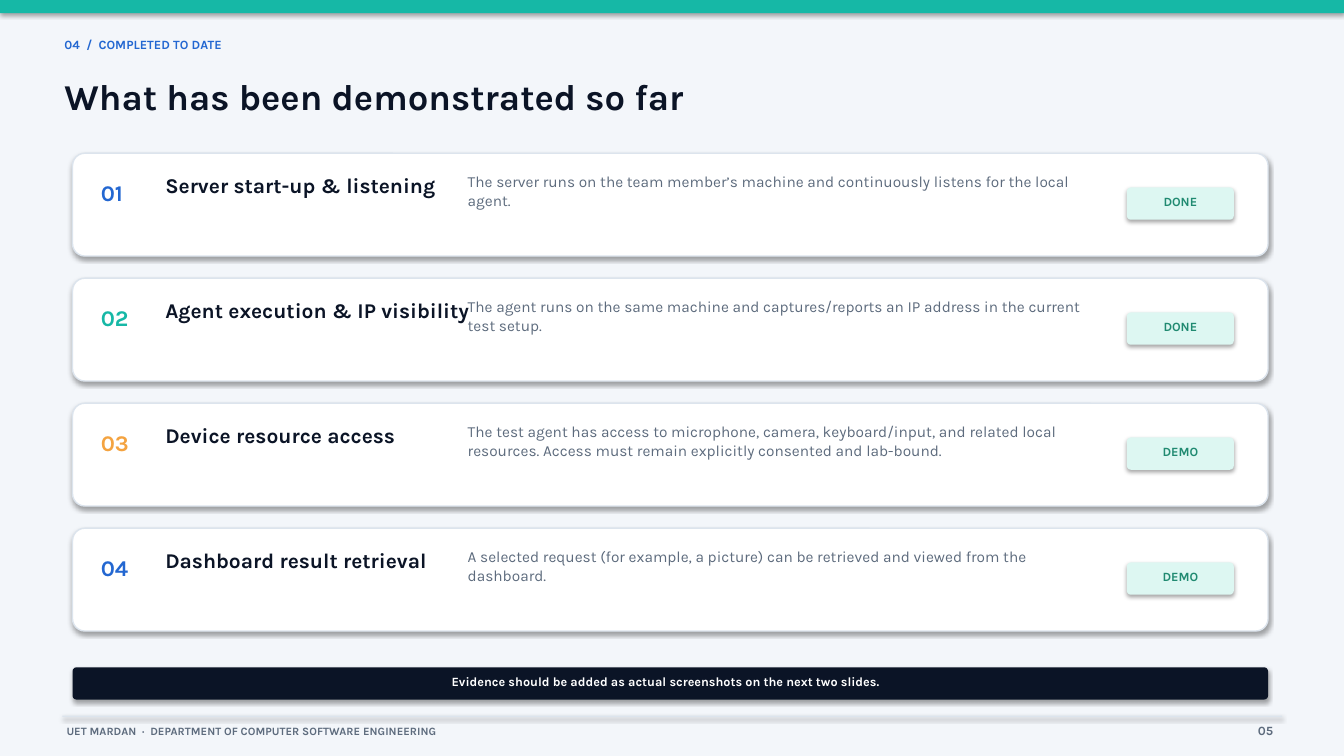
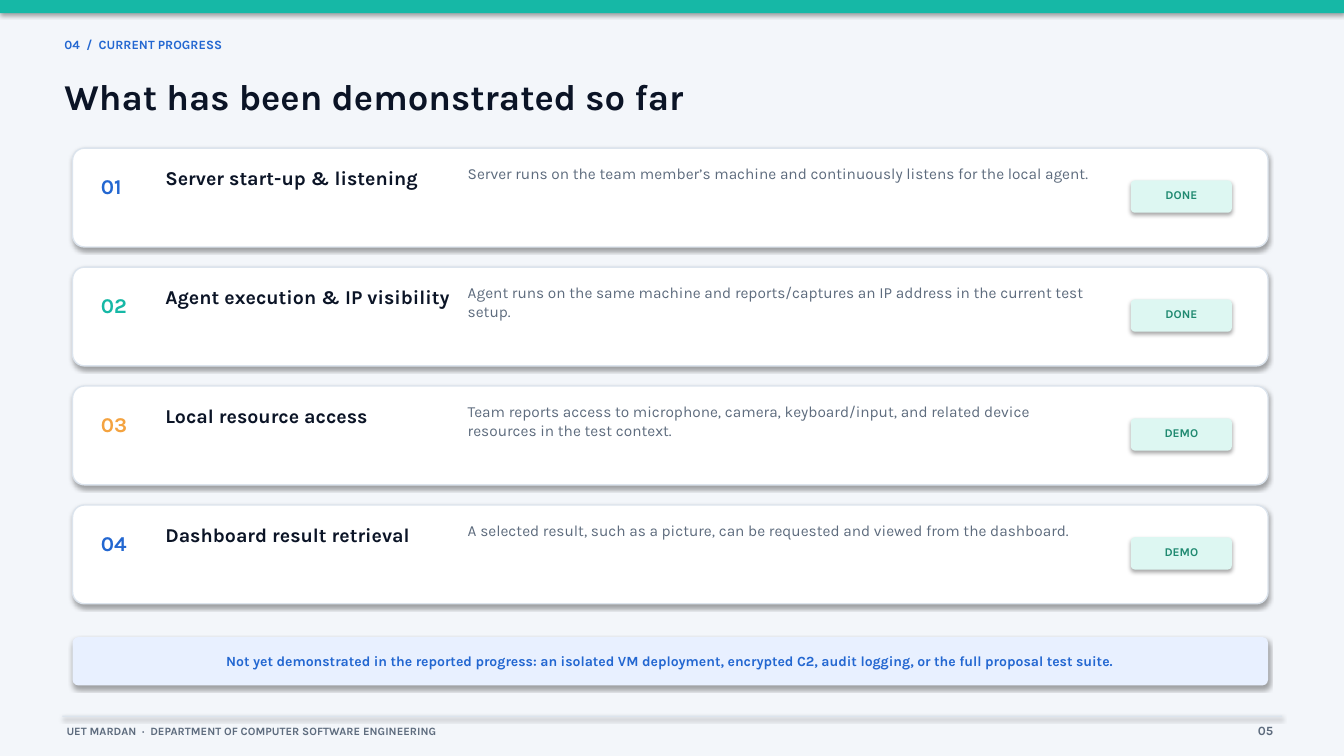
Before and after one commit to Zainullahwardag/Chatbot, a slide deck: slide 5 of deliverables/FYP_First_Progress_Report.pptx. Drawn at 1344x756 pixels with LibreOffice and Linux fonts; fonts in the diff are those of the drawing. Boxes give left, top, right and bottom in pixels: in the first picture for what was removed or moved away, otherwise in the second. Text is boxed around its words. In the diff, an @@ line names an element or a change of style, - is before the commit and + after.

Commit message:
Align progress report with FYP proposal

```diff
--- a/deliverables/FYP_First_Progress_Report.pptx
+++ b/deliverables/FYP_First_Progress_Report.pptx
@@ text at [64, 40, 222, 49]: text changed @@
-04 / COMPLETED TO DATE
+04 / CURRENT PROGRESS
@@ rounded rectangle: place and size @@
-rounded rectangle at [73, 153, 1268, 256]
+rounded rectangle at [73, 148, 1268, 247]
@@ text at [468, 168, 1088, 183]: text changed @@
-The server runs on the team member’s machine and continuously listens for the local agent.
+Server runs on the team member’s machine and continuously listens for the local agent.
@@ rounded rectangle: place and size @@
-rounded rectangle at [1127, 188, 1234, 220]
+rounded rectangle at [1131, 180, 1232, 213]
@@ rounded rectangle: place and size @@
-rounded rectangle at [73, 278, 1268, 381]
+rounded rectangle at [73, 267, 1268, 366]
@@ text "02": place and size @@
-text "02" at [101, 311, 129, 327]
+text "02" at [101, 299, 127, 314]
@@ text "Agent execution & IP visibility": place and size @@
-text "Agent execution & IP visibility" at [165, 302, 469, 324]
+text "Agent execution & IP visibility" at [165, 290, 449, 309]
@@ text at [468, 286, 1083, 321]: text changed @@
-The agent runs on the same machine and captures/reports an IP address in the current test setup.
+Agent runs on the same machine and reports/captures an IP address in the current test setup.
@@ rounded rectangle: place and size @@
-rounded rectangle at [1127, 313, 1234, 345]
+rounded rectangle at [1131, 299, 1232, 332]
@@ text "DONE": place and size @@
-text "DONE" at [1164, 322, 1198, 331]
+text "DONE" at [1165, 310, 1197, 318]
@@ rounded rectangle: place and size @@
-rounded rectangle at [73, 403, 1268, 506]
+rounded rectangle at [73, 386, 1268, 485]
@@ text "03": place and size @@
-text "03" at [101, 436, 129, 452]
+text "03" at [101, 418, 127, 433]
@@ text at [165, 409, 367, 424]: text changed; size 15 to 14 pt @@
-Device resource access
+Local resource access
@@ text at [468, 406, 1029, 436]: text changed @@
-The test agent has access to microphone, camera, keyboard/input, and related local resources. Access must remain explicitly consented and lab-bound.
+Team reports access to microphone, camera, keyboard/input, and related device resources in the test context.
@@ rounded rectangle: place and size @@
-rounded rectangle at [1127, 438, 1234, 470]
+rounded rectangle at [1131, 418, 1232, 451]
@@ text "DEMO": place and size @@
-text "DEMO" at [1163, 447, 1199, 456]
+text "DEMO" at [1165, 429, 1199, 437]
@@ rounded rectangle: place and size @@
-rounded rectangle at [73, 528, 1268, 631]
+rounded rectangle at [73, 505, 1268, 604]
@@ size 16 to 15 pt in 4 elements at [101, 180, 122, 195], [101, 299, 127, 314], [101, 418, 127, 433], [101, 537, 127, 552] @@
@@ text "04": place and size @@
-text "04" at [101, 561, 128, 577]
+text "04" at [101, 537, 127, 552]
@@ size 15 to 14 pt in 3 elements at [165, 171, 418, 190], [165, 290, 449, 309], [165, 528, 410, 543] @@
@@ text "Dashboard result retrieval": place and size @@
-text "Dashboard result retrieval" at [165, 553, 426, 569]
+text "Dashboard result retrieval" at [165, 528, 410, 543]
@@ text at [468, 525, 1069, 540]: text changed @@
-A selected request (for example, a picture) can be retrieved and viewed from the dashboard.
+A selected result, such as a picture, can be requested and viewed from the dashboard.
@@ rounded rectangle: place and size @@
-rounded rectangle at [1127, 563, 1234, 595]
+rounded rectangle at [1131, 537, 1232, 570]
@@ size 9 to 8.5 pt in 4 elements at [1165, 191, 1197, 199], [1165, 310, 1197, 318], [1165, 429, 1199, 437], [1165, 548, 1199, 556] @@
@@ text "DEMO": place and size @@
-text "DEMO" at [1163, 572, 1199, 581]
+text "DEMO" at [1165, 548, 1199, 556]
@@ rounded rectangle: place and size @@
-rounded rectangle at [73, 667, 1268, 700]
+rounded rectangle at [73, 637, 1268, 686]
@@ rounded rectangle at [73, 637, 1268, 686]: fill #0B1426 to #E8F0FF @@
@@ text at [226, 656, 1113, 670]: text changed; size 9 to 10 pt; text colour #FFFFFF to #2367D1 @@
-Evidence should be added as actual screenshots on the next two slides.
+Not yet demonstrated in the reported progress: an isolated VM deployment, encrypted C2, audit logging, or the full proposal test suite.
```
Also in this commit, not shown: 2 other slides changed, 9 slides added, 7 slides removed.
